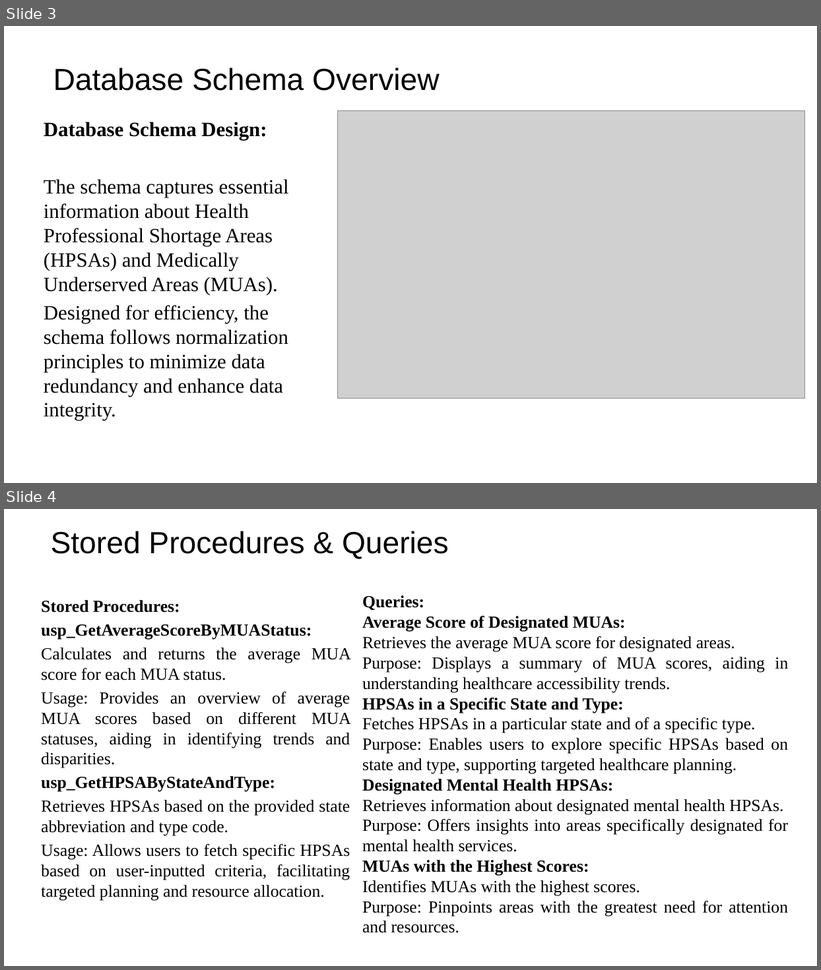
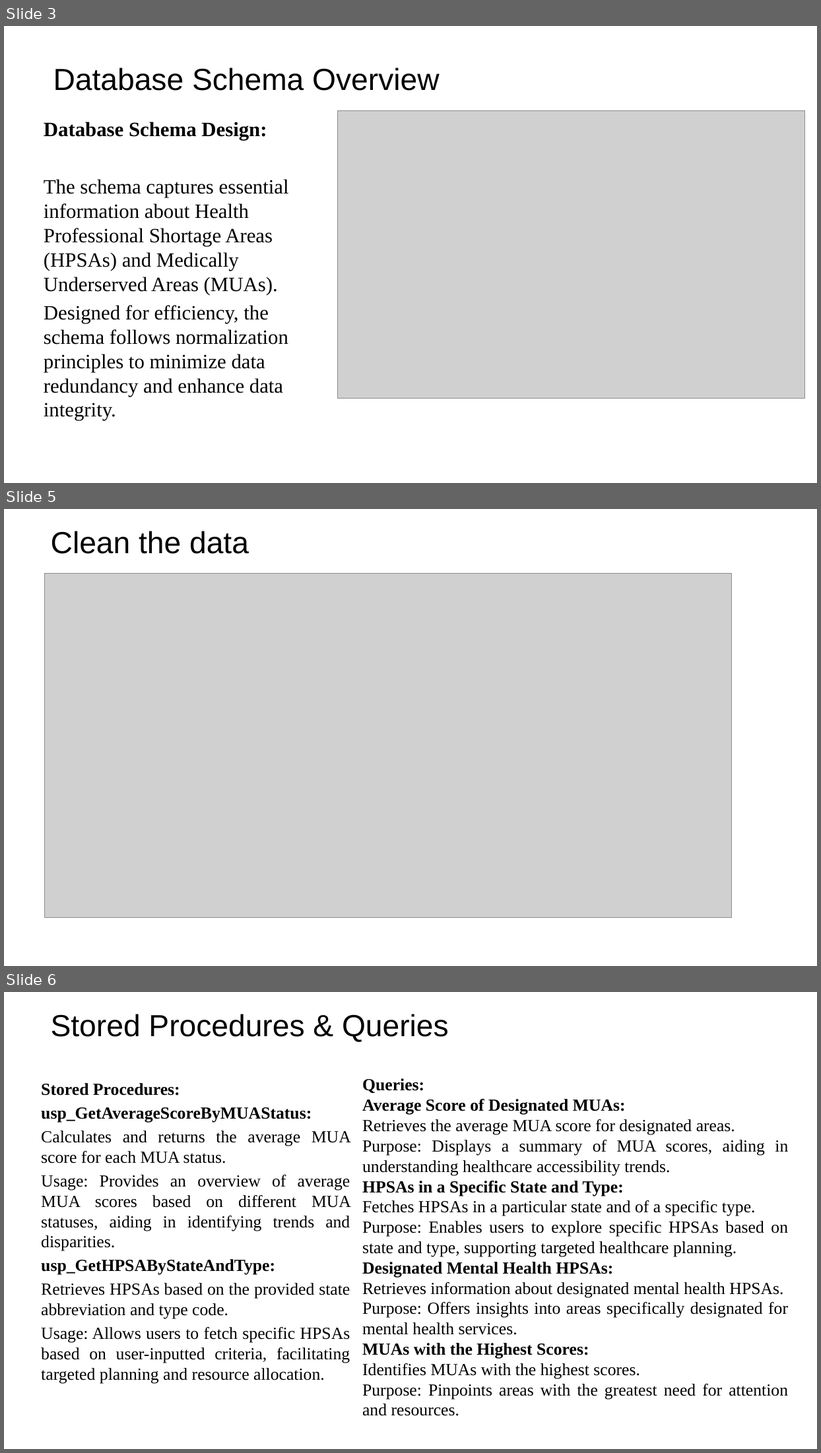
Before and after one commit to skeeperloyaltie/mysql_task, a slide deck: Healthcare Data Analysis- Presentation.pptx. Shown one above the other, each under a label of ours: slides 3 and 4 before the commit, slides 3, 5 and 6 after it; the slides between them are not shown. The pictures are 821x970 and 821x1453 pixels, drawn with LibreOffice and Linux fonts; fonts in the diff are those of the drawing; grey boxes stand for pictures; background and template pictures are left out. Boxes give left, top, right and bottom in pixels: in the first picture for what was removed or moved away, otherwise in the second. Text is boxed around its words. In the diff, an @@ line names an element or a change of style, - is before the commit and + after.

```diff
--- a/Healthcare Data Analysis- Presentation.pptx
+++ b/Healthcare Data Analysis- Presentation.pptx
@@ slide 5 added at box(4, 509, 817, 966), background picture (left out) @@
@@ title added at box(51, 531, 249, 554), 36 pt, text #000000 @@
+Clean the data
@@ picture added at box(45, 574, 732, 918) @@
@@ what was slide 4 is now slide 6 @@
```
Also in this commit, not shown: 4 other slides added.
